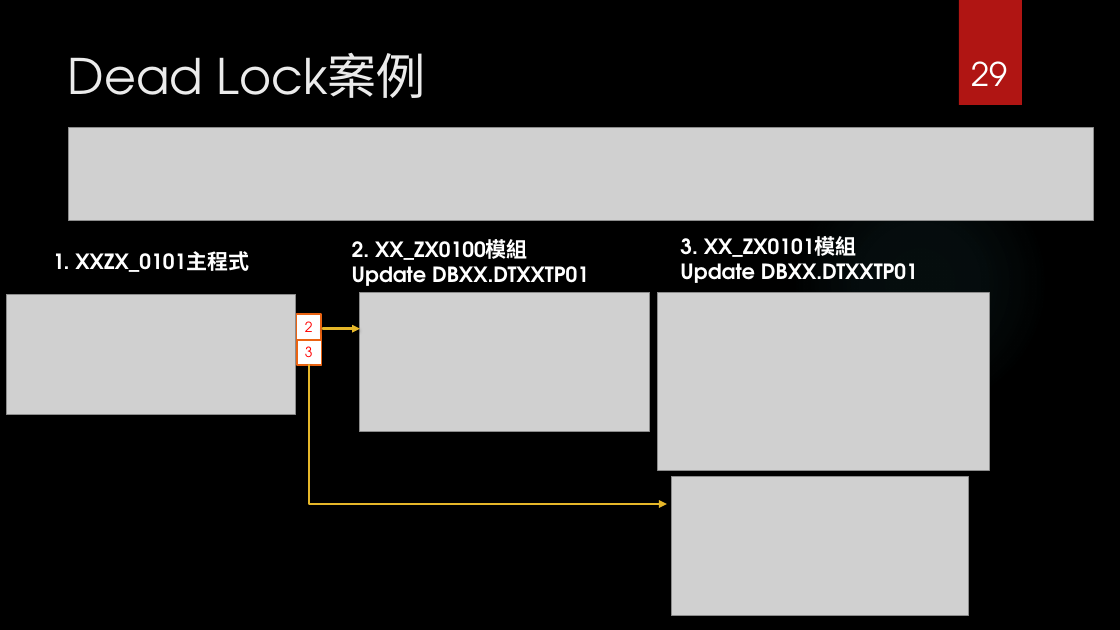
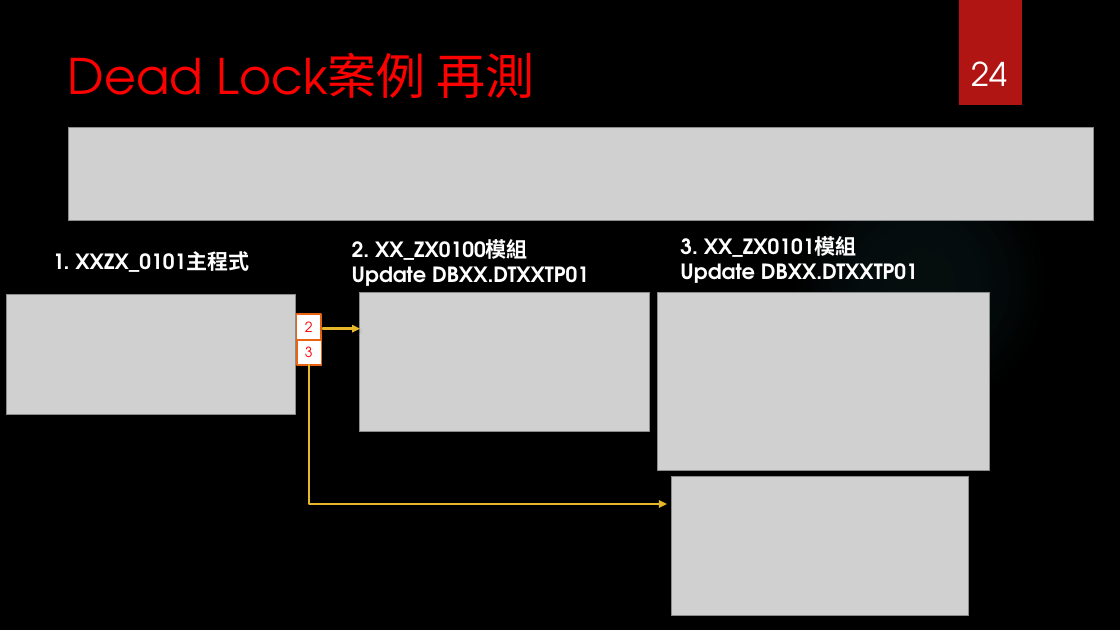
Before and after one commit to Szying/Js_Tools, a slide deck: slide 24 of 補充報告.pptx (slide 29 before the commit). Drawn at 1120x630 pixels with LibreOffice and Linux fonts; fonts in the diff are those of the drawing; grey boxes stand for pictures; background and template pictures are left out. Boxes give left, top, right and bottom in pixels: in the first picture for what was removed or moved away, otherwise in the second. Text is boxed around its words. In the diff, an @@ line names an element or a change of style, - is before the commit and + after.

```diff
--- a/補充報告.pptx
+++ b/補充報告.pptx
@@ title at (68,52,535,98): text changed; text colour #EBEBEB to #FF0000 @@
-Dead Lock案例
+Dead Lock案例 再測
@@ page number at (971,61,1007,86): text changed @@
-29
+24
```
Also in this commit, not shown: 17 other slides changed, 1 slide added, 6 slides removed.
